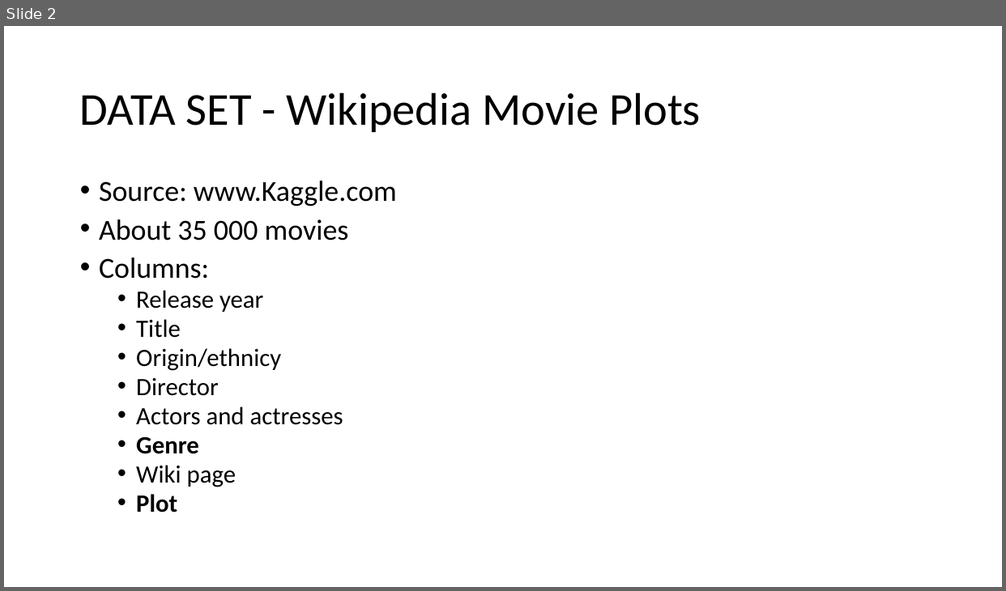
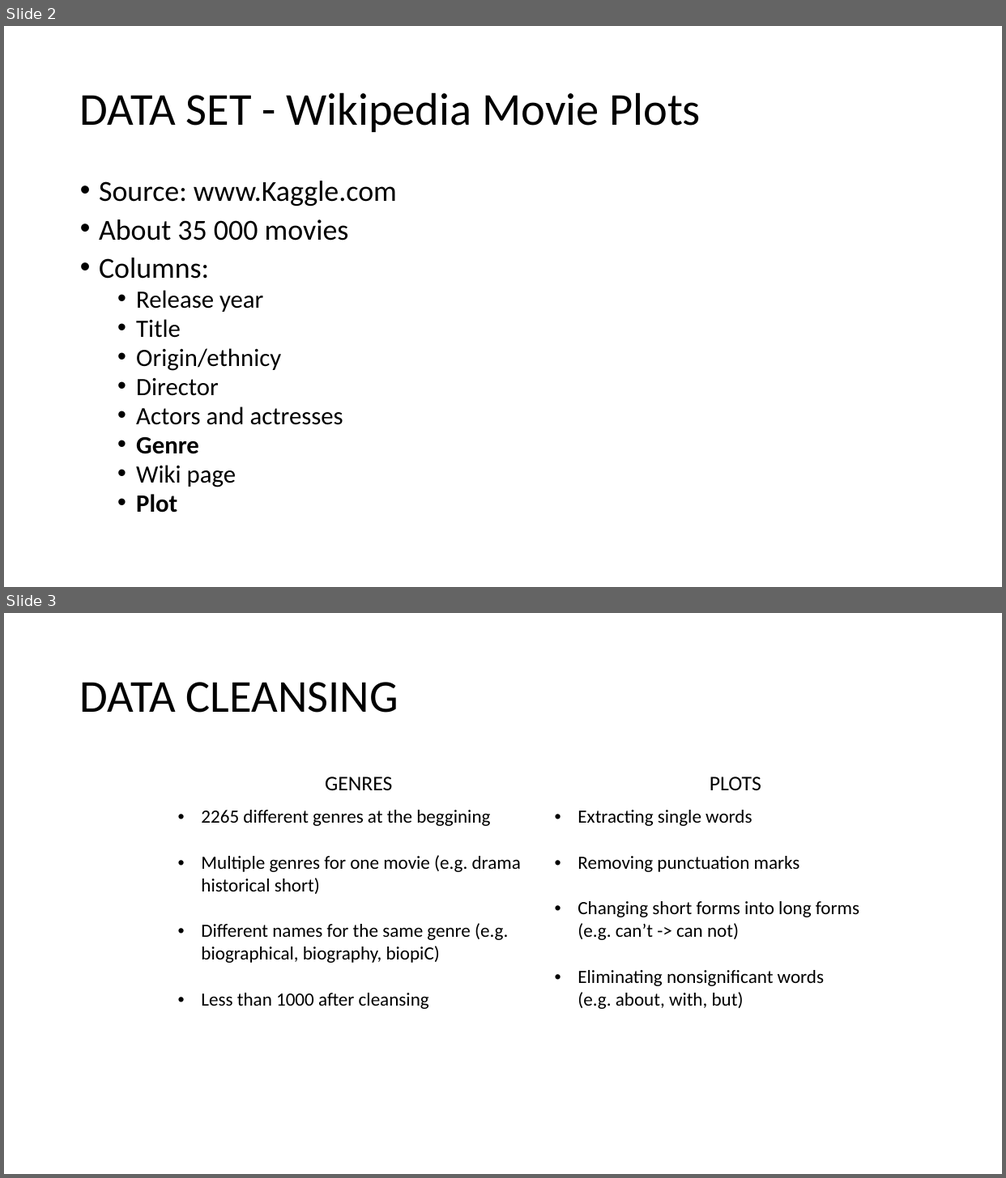
Before and after one commit to bwaszkiewicz/MoviePlots, a slide deck: Documentation/ANG/BIAI_presentation.pptx. Shown one above the other, each under a label of ours: slide 2 before the commit, slides 2 and 3 after it. The pictures are 1006x591 and 1006x1178 pixels, drawn with LibreOffice and Linux fonts; fonts in the diff are those of the drawing. Boxes give left, top, right and bottom in pixels: in the first picture for what was removed or moved away, otherwise in the second. Text is boxed around its words. In the diff, an @@ line names an element or a change of style, - is before the commit and + after.

Commit message:
presentation

```diff
--- a/Documentation/ANG/BIAI_presentation.pptx
+++ b/Documentation/ANG/BIAI_presentation.pptx
@@ slide 3 added at <box>4,613,1002,1174</box>, background #FFFFFF @@
@@ title added at <box>80,682,398,713</box>, 44 pt, text #000000 @@
+DATA CLEANSING
@@ table added at <box>170,766,923,1122</box>, 2 rows, 2 columns @@
+GENRES | PLOTS
+2265 different genres at the beggining / Multiple genres for one movie (e.g. drama historical short) / Different names for the same genre (e.g. biographical, biography, biopiC) / Less than 1000 after cleansing | Extracting single words / Removing punctuation marks / Changing short forms into long forms (e.g. can’t -> can not) / Eliminating nonsignificant words (e.g. about, with, but)
```
Also in this commit, not shown: 1 other slide added.
